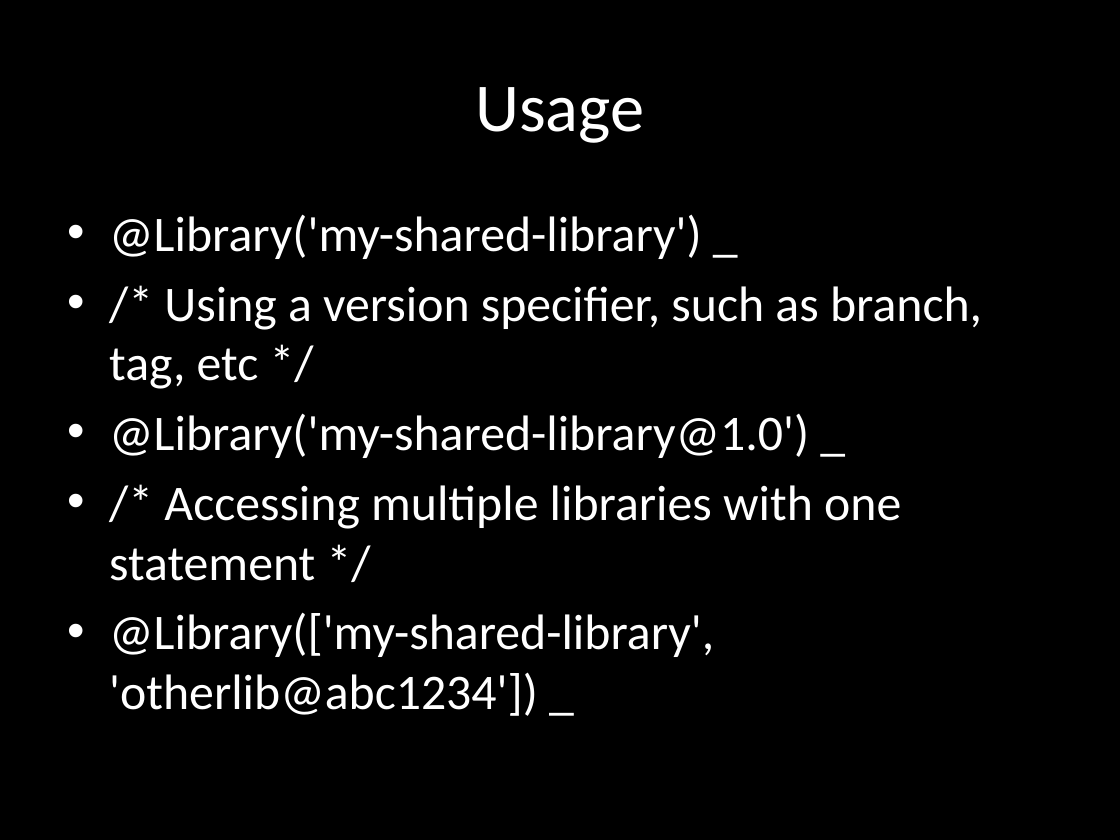
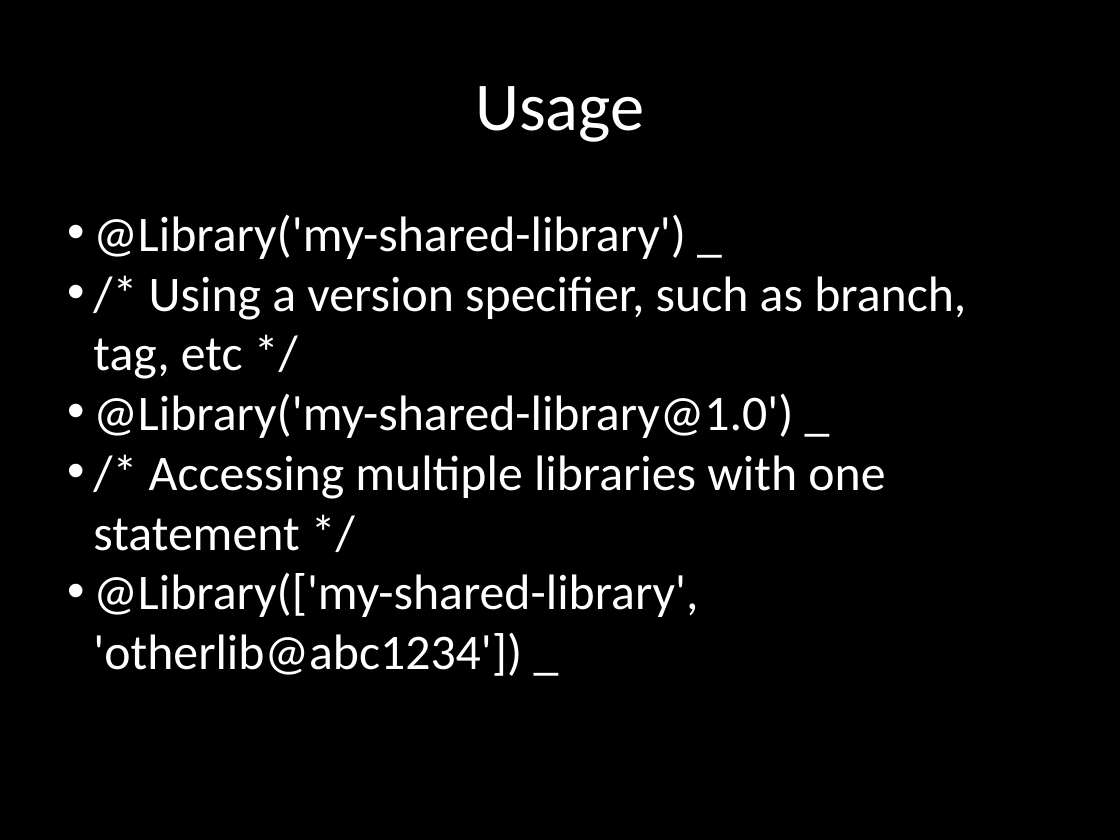
Before and after one commit to AnimalLogic/jenkins_pipeline, a slide deck: slide 11 of SharedPipelinePresentation.pptx (slide 8 before the commit). Drawn at 1120x840 pixels with LibreOffice and Linux fonts; fonts in the diff are those of the drawing. Boxes give left, top, right and bottom in pixels: in the first picture for what was removed or moved away, otherwise in the second. Text is boxed around its words. In the diff, an @@ line names an element or a change of style, - is before the commit and + after.

```diff
--- a/SharedPipelinePresentation.pptx
+++ b/SharedPipelinePresentation.pptx
@@ text "@Library('my-shared-library') _" at bbox=[93, 214, 966, 676]: indent changed; less space between paragraphs @@
```
Also in this commit, not shown: 8 other slides changed, 5 slides added, 2 other files.
